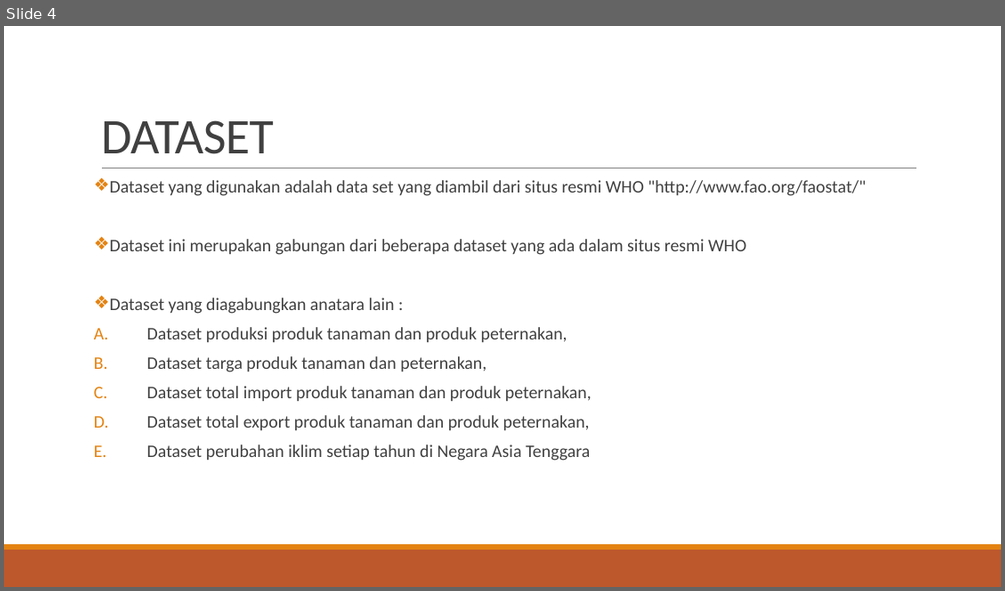
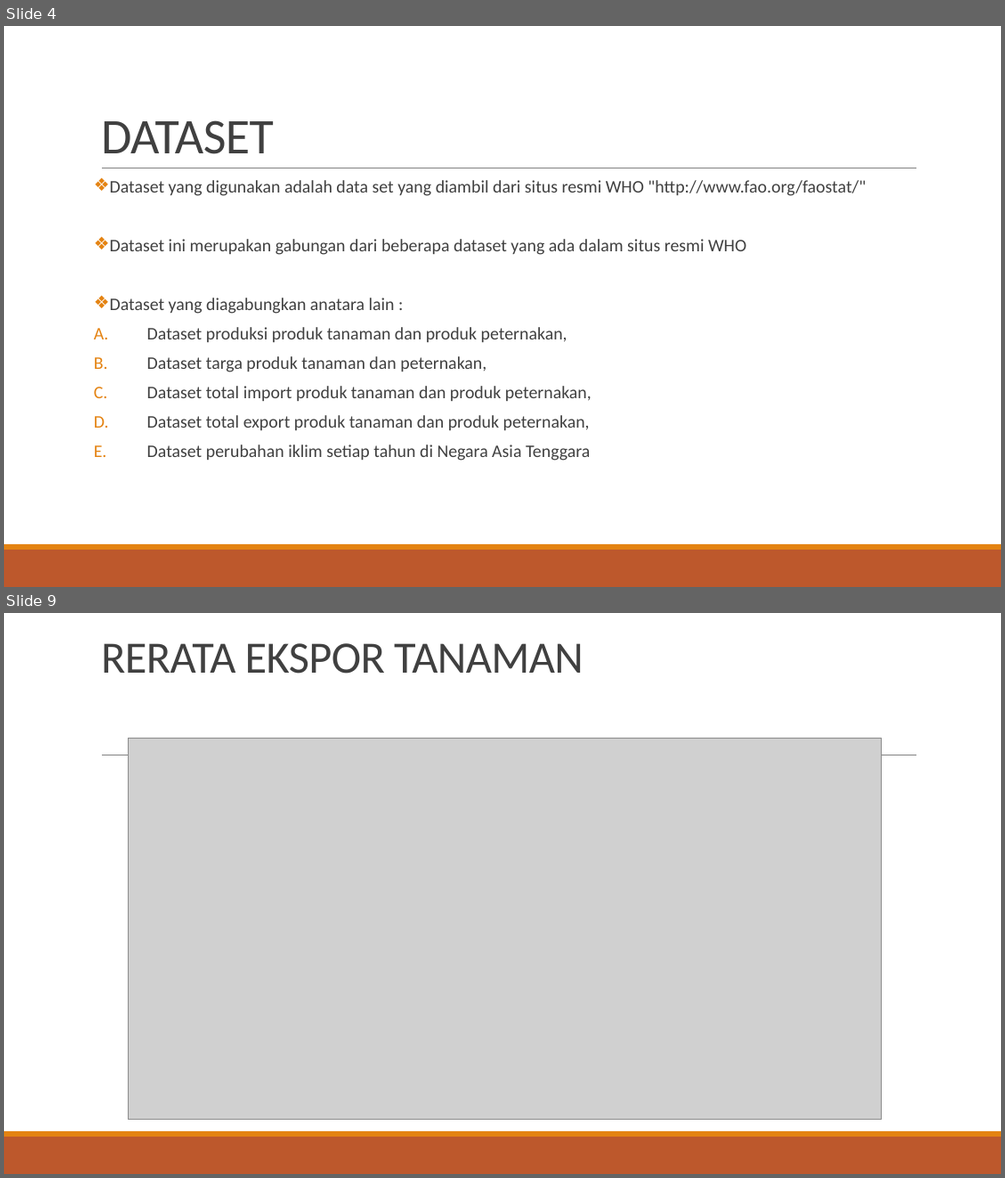
Before and after one commit to DWahyuA/FP_JCDS_DwiWahyuAndrian, a slide deck: FINAL PROJECT.pptm. Shown one above the other, each under a label of ours: slide 4 before the commit, slides 4 and 9 after it; the slides between them are not shown. The pictures are 1005x591 and 1005x1178 pixels, drawn with LibreOffice and Linux fonts; fonts in the diff are those of the drawing; grey boxes stand for pictures. Boxes give left, top, right and bottom in pixels: in the first picture for what was removed or moved away, otherwise in the second. Text is boxed around its words. In the diff, an @@ line names an element or a change of style, - is before the commit and + after.

```diff
--- a/FINAL PROJECT.pptm
+++ b/FINAL PROJECT.pptm
@@ slide 9 added at [4, 613, 1001, 1174], background #FFFFFF; not listed: 3 template elements that a slide beside it also shows @@
@@ title added at [101, 643, 583, 674], 43.2 pt, text #404040 @@
+RERATA EKSPOR TANAMAN
@@ picture added at [128, 738, 882, 1119] @@
```
Also in this commit, not shown: 12 other slides added, 1 slide removed, 33 other files.
